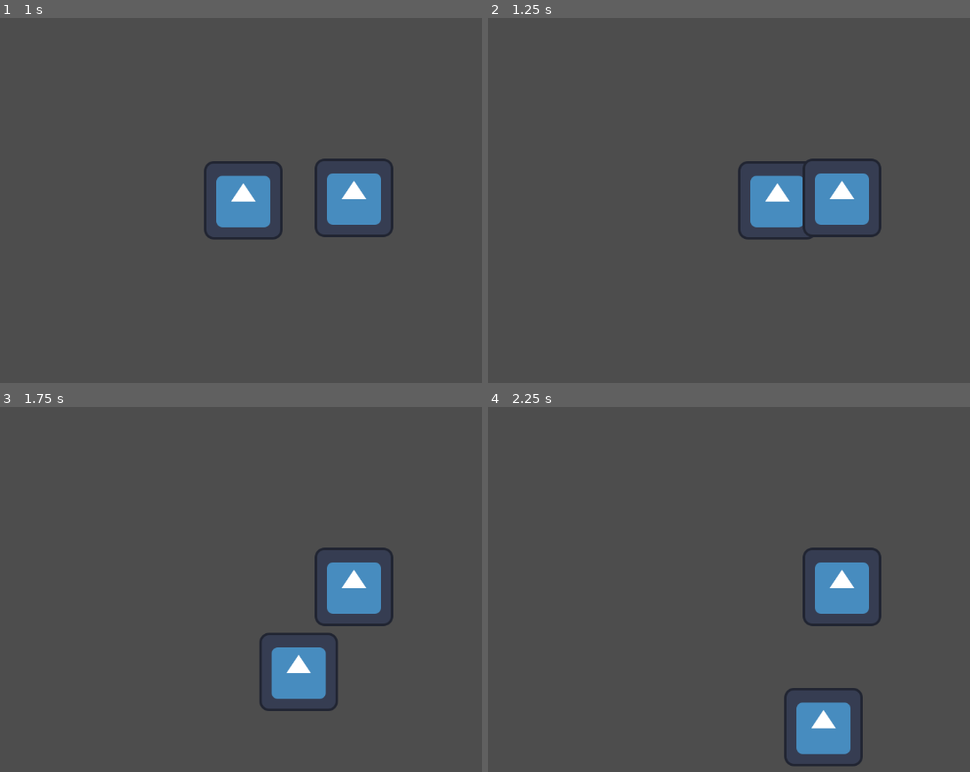
Above: before the commit, frames 1-4 (two rows, left to right).
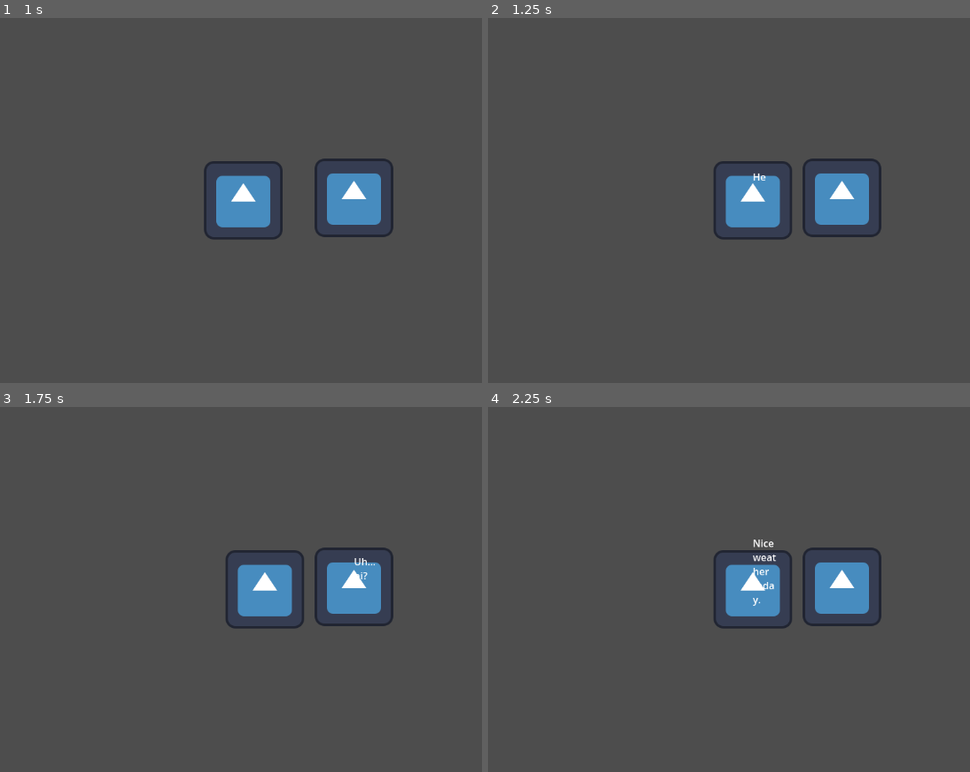
Above: after the commit, the same moments.

Repository: AlexReidNZ/Into-The-Pixie-Kingdom
Game: Godot game, scene res://Scenes/main.tscn
The game is run twice, just before and just after one commit, with the same random seed, the same clock (stepped at 60 frames per second) and the same inputs. The engine's default icon, where the game draws it, is replaced by a stand-in: a white triangle on a blue panel in a dark square.
Inputs:
- Up to frame 1 (1 s): tap Enter (ui_accept) at 0.5, 0.77, 0.8 s; hold Right (ui_right) from 0.53 s (still down); hold Space (ui_select) from 0.53 s (still down)
- Up to frame 2 (1.25 s): keep holding Right (ui_right); keep holding Space (ui_select); tap Enter (ui_accept) at 1.07 s
- Up to frame 3 (1.75 s): release Right (ui_right) at 1.28 s; release Space (ui_select) at 1.28 s; hold Down (ui_down) from 1.28 s (still down); tap Enter (ui_accept) at 1.35, 1.52 s; tap Space (ui_select) at 1.55 s
- Up to frame 4 (2.25 s): tap Enter (ui_accept) at 1.82 s; release Down (ui_down) at 2.03 s; hold Right (ui_right) from 2.03 s (still down); hold Space (ui_select) from 2.03 s (still down)

Frame 1 is identical in both runs. In frame 2, 2.0% of the frame differs, in the area x 46-68%, y 39-61%; in frame 3, 4.1%; in frame 4, 4.2%, in the area x 46-78%, y 36-99%.
Error before the commit: Invalid call. Nonexistent function 'get' in base 'bool'. (res://Scripts/global.gd:11)

Commit message:
feat: Added dialog database and attempted to make it work but is swoping stan and player around

Diff:
--- a/Scenes/dialog_bubble.tscn
+++ b/Scenes/dialog_bubble.tscn
@@ -7,16 +7,25 @@
 anchors_preset = 5
 anchor_left = 0.5
 anchor_right = 0.5
-offset_left = -20.0
-offset_right = 20.0
+offset_left = -576.0
+offset_right = -536.0
 offset_bottom = 40.0
 grow_horizontal = 2
 script = ExtResource("1_7cttl")
 
 [node name="RichTextLabel" type="RichTextLabel" parent="."]
-layout_mode = 0
-offset_right = 40.0
-offset_bottom = 40.0
+layout_mode = 1
+anchors_preset = 8
+anchor_left = 0.5
+anchor_top = 0.5
+anchor_right = 0.5
+anchor_bottom = 0.5
+offset_left = -20.0
+offset_top = -20.0
+offset_right = 20.0
+offset_bottom = 20.0
+grow_horizontal = 2
+grow_vertical = 2
 fit_content = true
 
 [node name="Timer" type="Timer" parent="."]
--- a/Scenes/main.tscn
+++ b/Scenes/main.tscn
@@ -8,7 +8,7 @@
 
 [node name="Stan" parent="." instance=ExtResource("2_ci6wn")]
 
-[node name="Player Body" parent="." instance=ExtResource("3_bb4ag")]
+[node name="Player" parent="." instance=ExtResource("3_bb4ag")]
 position = Vector2(315, -4)
 
-[node name="DialogBubble" parent="Player Body" instance=ExtResource("1_wqxky")]
+[node name="DialogBubble" parent="." instance=ExtResource("1_wqxky")]
--- /dev/null
+++ b/Scenes/npc.gd
@@ -0,0 +1,25 @@
+extends CharacterBody2D
+
+@onready var dialog_bubble = get_node("/root/Main/DialogBubble")
+var dialog_started: bool = false
+
+func _ready() -> void:
+	# Connect area signals
+	$ChatDetection.body_entered.connect(_on_body_entered)
+	$ChatDetection.body_exited.connect(_on_body_exited)
+
+func _on_body_entered(body: Node) -> void:
+	if body.is_in_group("Player") and !dialog_started:
+		print("BODY THAT ENTERED:", body.name)
+		dialog_started = true  # prevent re-triggering immediately
+		# Fetch this NPC's dialog lines from the database
+		var lines: Array = DialogDatabase.get_dialog(self.name)
+		if lines.size() > 0:
+			dialog_bubble.show_dialog(lines)
+		else:
+			# No dialog found for this NPC
+			print("No dialog for NPC:", self.name)
+
+func _on_body_exited(body: Node) -> void:
+	if body.is_in_group("Player"):
+		dialog_started = false  # allow dialog to trigger again next time player enters
--- a/Scenes/npc_body.gd
+++ /dev/null
@@ -1,22 +0,0 @@
-extends CharacterBody2D
-
-@onready var dialog_bubble = get_tree().root.get_node("Main/DialogBubble")
-var player_in_range = false
-
-func _ready():
-	$Area2D.body_entered.connect(_on_body_entered)
-	$Area2D.body_exited.connect(_on_body_exited)
-
-func _on_body_entered(body):
-	if body.is_in_group("Player"):
-		player_in_range = true
-
-func _on_body_exited(body):
-	if body.is_in_group("Player"):
-		player_in_range = false
-
-func _process(_delta):
-	if player_in_range and Input.is_action_just_pressed("ui_accept"):
-		var npc_id = name
-		var lines = DialogDatabase.get_dialog(npc_id)
-		dialog_bubble.show_dialog(lines, self)
--- a/Scenes/npc_body.tscn
+++ b/Scenes/npc_body.tscn
@@ -1,21 +1,28 @@
-[gd_scene load_steps=4 format=3 uid="uid://bwi0bf6srol7t"]
+[gd_scene load_steps=5 format=3 uid="uid://bwi0bf6srol7t"]
 
-[ext_resource type="Script" path="res://Scenes/npc_body.gd" id="1_2467h"]
+[ext_resource type="Script" path="res://Scenes/npc.gd" id="1_2467h"]
 [ext_resource type="Texture2D" uid="uid://ca56kg7jr5m0y" path="res://Sprites/icon.svg" id="1_k487h"]
 
-[sub_resource type="RectangleShape2D" id="RectangleShape2D_efujt"]
-size = Vector2(112, 118)
+[sub_resource type="CircleShape2D" id="CircleShape2D_b06dh"]
+radius = 61.69
 
-[node name="Npc Body" type="CharacterBody2D"]
+[sub_resource type="CircleShape2D" id="CircleShape2D_bhmoq"]
+radius = 91.11
+
+[node name="NpcBody" type="CharacterBody2D"]
 script = ExtResource("1_2467h")
+
+[node name="CollisionShape2D" type="CollisionShape2D" parent="."]
+position = Vector2(2, 1)
+rotation = 3.14159
+scale = Vector2(1.14809, 1.14809)
+shape = SubResource("CircleShape2D_b06dh")
+
+[node name="ChatDetection" type="Area2D" parent="."]
+position = Vector2(1.19209e-07, 0)
+
+[node name="CollisionShape2D" type="CollisionShape2D" parent="ChatDetection"]
+shape = SubResource("CircleShape2D_bhmoq")
 
 [node name="Sprite2D" type="Sprite2D" parent="."]
 texture = ExtResource("1_k487h")
-
-[node name="Area2D" type="Area2D" parent="."]
-
-[node name="CollisionShape2D" type="CollisionShape2D" parent="Area2D"]
-position = Vector2(2, 1)
-rotation = 3.14159
-scale = Vector2(1.14809, 1.14809)
-shape = SubResource("RectangleShape2D_efujt")
--- a/Scenes/player_body.tscn
+++ b/Scenes/player_body.tscn
@@ -6,7 +6,7 @@
 [sub_resource type="RectangleShape2D" id="RectangleShape2D_p5xlx"]
 size = Vector2(133.5, 114.5)
 
-[node name="Player Body" type="CharacterBody2D" groups=["Player"]]
+[node name="PlayerBody" type="CharacterBody2D" groups=["Player"]]
 script = ExtResource("1_466oj")
 
 [node name="Sprite2D" type="Sprite2D" parent="."]
--- a/Scripts/dialog_bubble.gd
+++ b/Scripts/dialog_bubble.gd
@@ -2,71 +2,103 @@
 
 @export var text_speed: float = 0.05
 
-var text: String = ""
-var text_index: int = 0
+var dialog_lines: Array = []
+var line_index: int = 0
 var is_typing: bool = false
-var speaker_node: Node2D = null
+var dialog_active: bool = false
 
-var dialog_lines: Array[String] = []
-var line_index: int = 0
-var full_line: String = ""
+var full_text: String = ""
+var char_index: int = 0
+var current_speaker_node: Node2D = null
 
 @onready var text_label: RichTextLabel = $RichTextLabel
 @onready var timer: Timer = $Timer
 
-func _ready():
-	text_label.visible = false
+func _ready() -> void:
+	visible = false
+	timer.wait_time = text_speed
 	timer.timeout.connect(_on_Timer_timeout)
 
-# Start dialog with an array of lines
-func show_dialog(lines: Array[String], speaker: Node2D):
+func show_dialog(lines: Array) -> void:
 	if lines.is_empty():
 		return
 
 	dialog_lines = lines
 	line_index = 0
-	speaker_node = speaker
+	dialog_active = true
 
-	if speaker.is_in_group("Player"):
-		global_position = speaker.global_position + Vector2(0, 50)
-	else:
-		global_position = speaker.global_position + Vector2(0, -50)
+	var player_node = get_speaker_node("Player")
+	if player_node:
+		player_node.set_physics_process(false)
+		player_node.set_process_input(false)
 
-	text_label.visible = true
 	_start_new_line()
 
-# Start typing the current line
-func _start_new_line():
-	full_line = dialog_lines[line_index]
-	text = ""
-	text_index = 0
+func _start_new_line() -> void:
+	var line_data = dialog_lines[line_index]
+	var speaker_name = line_data.get("speaker", "")
+	full_text = line_data.get("line", "")
+	char_index = 0
 	is_typing = true
 	text_label.text = ""
-	_start_typing()
 
-# Type each character
-func _start_typing():
-	if text_index < full_line.length():
-		text += full_line[text_index]
-		text_label.text = text
-		text_index += 1
-		timer.start(text_speed)
+	current_speaker_node = get_speaker_node(speaker_name)
+	if current_speaker_node:
+		global_position = current_speaker_node.global_position + Vector2(0, -50)
+		print("=== DIALOG DEBUG ===")
+		print("Line index:", line_index)
+		print("Speaker:", speaker_name)
+		print("Speaker node:", current_speaker_node.name if current_speaker_node else "null")
+		print("Global Position Set To:", global_position)
+	else:
+		push_warning("Could not find speaker: " + speaker_name)
+
+	visible = true
+	text_label.visible = true
+	timer.start()
+
+func _on_Timer_timeout() -> void:
+	if char_index < full_text.length():
+		text_label.text += full_text[char_index]
+		char_index += 1
 	else:
 		is_typing = false
+		timer.stop()
 
-func _on_Timer_timeout():
-	_start_typing()
+func _unhandled_input(event: InputEvent) -> void:
+	if not dialog_active:
+		return
 
-func _input(event: InputEvent):
-	if event.is_action_pressed("ui_accept") and text_label.visible:
+	if event.is_action_pressed("ui_accept") or event.is_action_pressed("ui_select"):
 		if is_typing:
-			# Finish the current line instantly
-			text_label.text = full_line
+			timer.stop()
 			is_typing = false
+			text_label.text = full_text
 		else:
 			line_index += 1
 			if line_index < dialog_lines.size():
 				_start_new_line()
 			else:
-				# End of dialog
-				text_label.visible = false
+				_end_dialog()
+
+func _end_dialog() -> void:
+	dialog_active = false
+	is_typing = false
+	text_label.visible = false
+	visible = false
+
+	var player_node = get_speaker_node("Player")
+	if player_node:
+		player_node.set_physics_process(true)
+		player_node.set_process_input(true)
+
+func get_speaker_node(speaker_name: String) -> Node2D:
+	var root = get_tree().get_root().get_node("Main")
+	if root == null:
+		return null
+
+	for child in root.get_children():
+		if child.name == speaker_name and child is Node2D:
+			return child
+
+	return null
--- /dev/null
+++ b/Scripts/dialog_database.gd
@@ -0,0 +1,24 @@
+# DialogDatabase.gd  (autoload Singleton)
+extends Node
+
+var dialog_data: Dictionary = {}
+
+func _ready() -> void:
+	# Load dialog data from JSON at startup
+	var path: String = "res://data/DialogDatabase.json"
+	if not FileAccess.file_exists(path):
+		push_error("Dialogue JSON not found at %s" % path)
+		return
+	var file := FileAccess.open(path, FileAccess.READ)
+	if file == null:
+		push_error("Failed to open %s" % path)
+		return
+	# Parse the JSON text into a Dictionary
+	var result = JSON.parse_string(file.get_as_text())
+	if result is Dictionary:
+		dialog_data = result
+	else:
+		push_error("Dialogue JSON format is invalid (expected a Dictionary at the root).")
+
+func get_dialog(npc_id: String) -> Array:
+	return dialog_data.get(npc_id, [])
--- a/Scripts/global.gd
+++ /dev/null
@@ -1,11 +0,0 @@
-extends Node
-
-var dialog_data = {}
-
-func _ready():
-	var file = FileAccess.open("res://data/DialogDatabase.json", FileAccess.READ)
-	if file:
-		dialog_data = JSON.parse_string(file.get_as_text()) or {}
-
-func get_dialog(npc_id: String) -> Array:
-	return dialog_data.get(npc_id, ["..."])
--- a/Scripts/player_body.gd
+++ b/Scripts/player_body.gd
@@ -1,3 +1,4 @@
+# Player.gd
 extends CharacterBody2D
 
 const SPEED = 300.0
@@ -6,15 +7,12 @@
 func _physics_process(_delta: float) -> void:
 	var direction := Vector2.ZERO
 
-	# Get input for movement
 	direction.x = Input.get_axis("ui_right", "ui_left")
 	direction.y = Input.get_axis("ui_down", "ui_up")
 
-	# Normalize to prevent diagonal speed boost
 	if direction != Vector2.ZERO:
 		direction = direction.normalized()
 
-	# Apply movement
 	velocity = direction * SPEED
 
 	move_and_slide()
--- a/data/DialogDatabase.json
+++ b/data/DialogDatabase.json
@@ -1,3 +1,7 @@
 {
-	"Stan": ["Hey there!", "Nice weather today."],
+  "Stan": [
+	{ "speaker": "Stan", "line": "Hey there!" },
+	{ "speaker": "Player", "line": "Uh... hi?" },
+	{ "speaker": "Stan", "line": "Nice weather today." }
+  ]
 }
--- a/project.godot
+++ b/project.godot
@@ -17,7 +17,7 @@
 
 [autoload]
 
-DialogDatabase="*res://Scripts/global.gd"
+DialogDatabase="*res://Scripts/dialog_database.gd"
 
 [dotnet]
 
